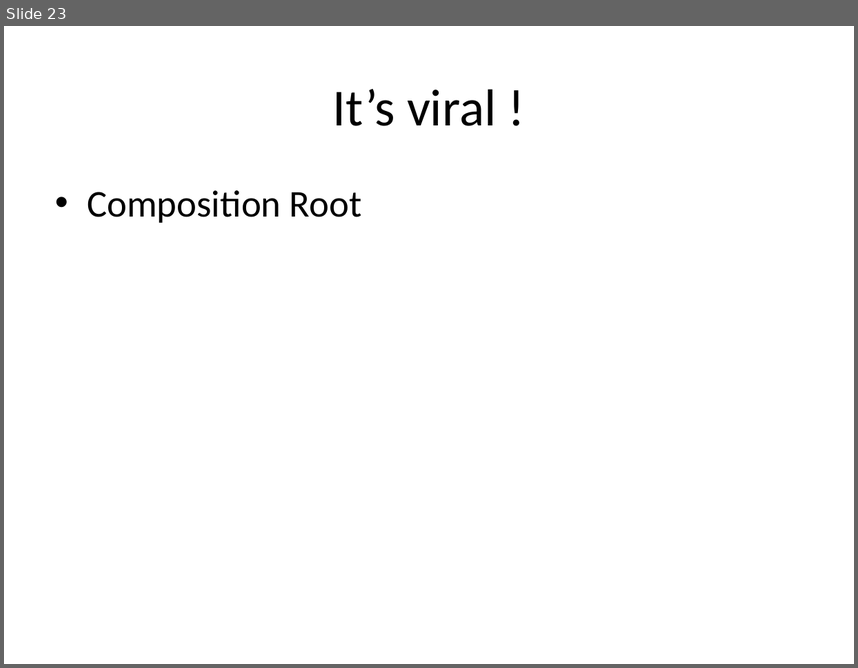
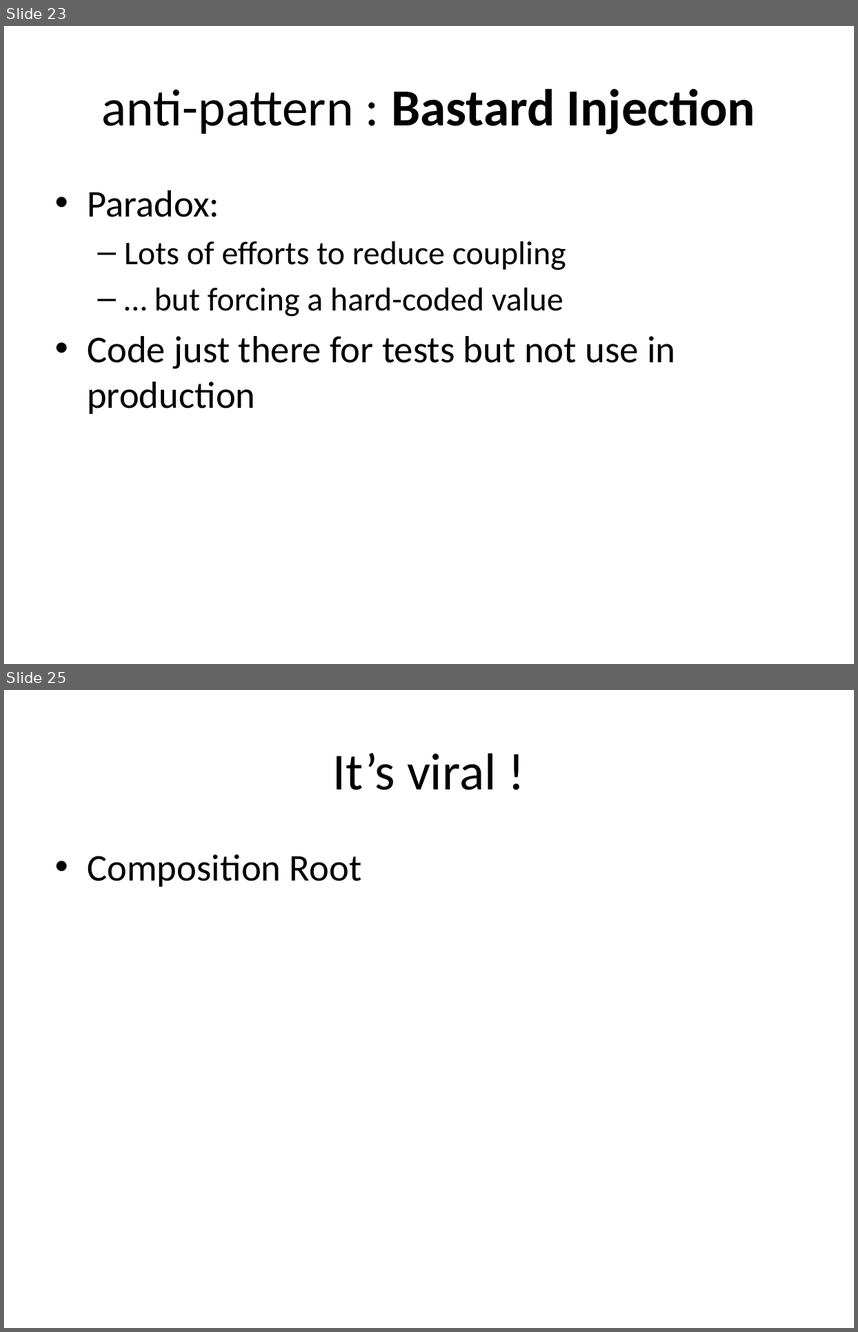
Before and after one commit to tsimbalar/DependencyInjectionTheRightWay, a slide deck: Dependency Injection - the right way.pptx. Shown one above the other, each under a label of ours: slide 23 before the commit, slides 23 and 25 after it; the slides between them are not shown. The pictures are 858x668 and 858x1332 pixels, drawn with LibreOffice and Linux fonts; fonts in the diff are those of the drawing. Boxes give left, top, right and bottom in pixels: in the first picture for what was removed or moved away, otherwise in the second. Text is boxed around its words. In the diff, an @@ line names an element or a change of style, - is before the commit and + after.

Commit message:
just introduced Bastard Injection

```diff
--- a/Dependency Injection - the right way.pptx
+++ b/Dependency Injection - the right way.pptx
@@ slide 23 added at (4, 26, 854, 664), background #FFFFFF @@
@@ title added at (102, 89, 755, 134), 44 pt, text #000000, bold @@
+anti-pattern : Bastard Injection
@@ text added at (87, 190, 675, 414), 28 pt, text #000000 @@
+• Paradox:
+  – Lots of efforts to reduce coupling
+  – … but forcing a hard-coded value
+• Code just there for tests but not use in production
@@ what was slide 23 is now slide 25 @@
```
Also in this commit, not shown: 9 slides changed, 2 other slides added, 1 slide removed.
